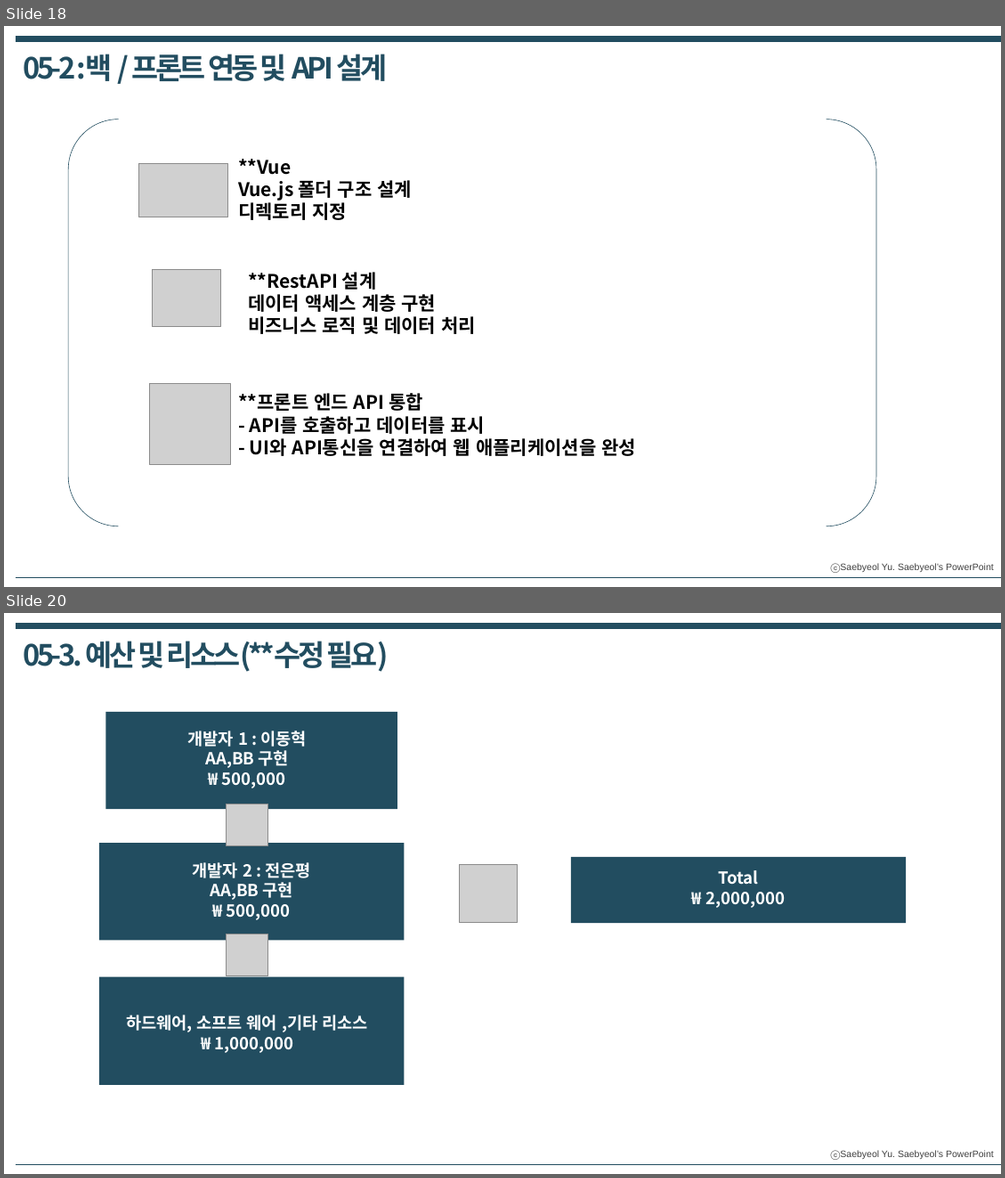
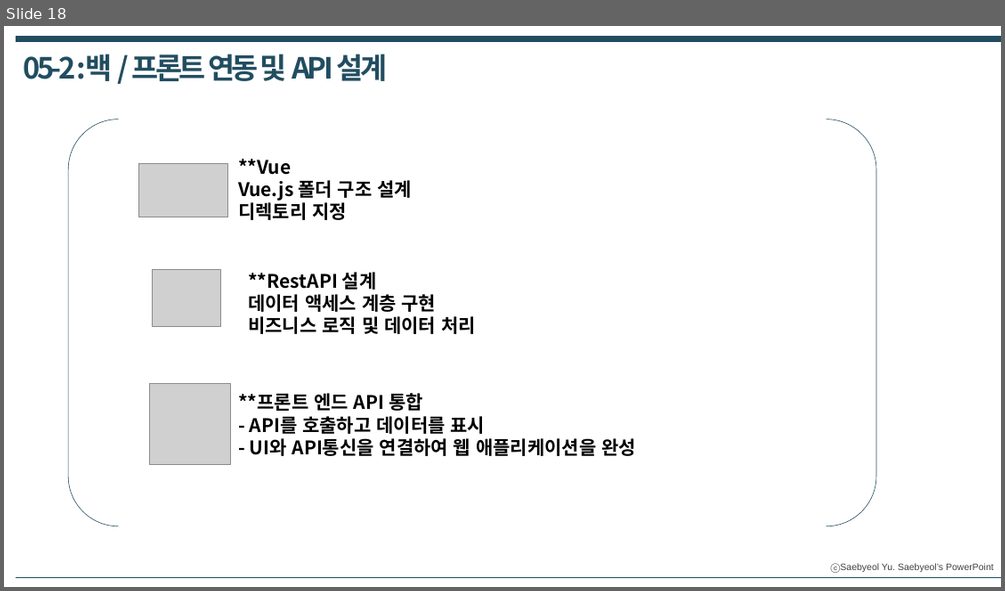
Before and after one commit to DongHyukLeeee/StopUsingGPT, a slide deck: SSAFY_Project발표_GPT그만쓰조_231105_1010.pptx. Shown one above the other, each under a label of ours: slides 18 and 20 before the commit, slide 18 after it; the slides between them are not shown. The pictures are 1005x1178 and 1005x591 pixels, drawn with LibreOffice and Linux fonts; fonts in the diff are those of the drawing; grey boxes stand for pictures. Boxes give left, top, right and bottom in pixels: in the first picture for what was removed or moved away, otherwise in the second. Text is boxed around its words. In the diff, an @@ line names an element or a change of style, - is before the commit and + after.

```diff
--- a/SSAFY_Project발표_GPT그만쓰조_231105_1010.pptx
+++ b/SSAFY_Project발표_GPT그만쓰조_231105_1010.pptx
@@ slide 20 removed at <box>4,613,1001,1174</box>, background #FFFFFF; not listed: 1 template element that a slide beside it also shows @@
@@ line removed from (16, 626) to (1001, 626) @@
@@ text removed at <box>24,641,388,672</box> @@
-05-3. 예산 및 리소스(**수정 필요)
@@ rectangle removed at <box>105,712,397,809</box> @@
@@ text removed at <box>187,730,307,788</box> @@
-개발자 1 : 이동혁
-AA,BB 구현
-₩ 500,000
@@ picture removed at <box>226,803,268,845</box> @@
@@ rectangle removed at <box>99,843,404,940</box> @@
@@ text removed at <box>192,862,311,920</box> @@
-개발자 2 : 전은평
-AA,BB 구현
-₩ 500,000
@@ picture removed at <box>460,864,518,923</box> @@
@@ rectangle removed at <box>571,857,906,923</box> @@
@@ text removed at <box>705,870,785,908</box> @@
-Total
-₩ 2,000,000
@@ picture removed at <box>226,933,268,976</box> @@
@@ rectangle removed at <box>99,976,404,1084</box> @@
@@ text removed at <box>126,1014,368,1053</box> @@
-하드웨어, 소프트 웨어 ,기타 리소스
-₩ 1,000,000
@@ line removed from (16, 1164) to (1001, 1164) @@
```
Also in this commit, not shown: 10 slides changed, 15 other slides removed.
